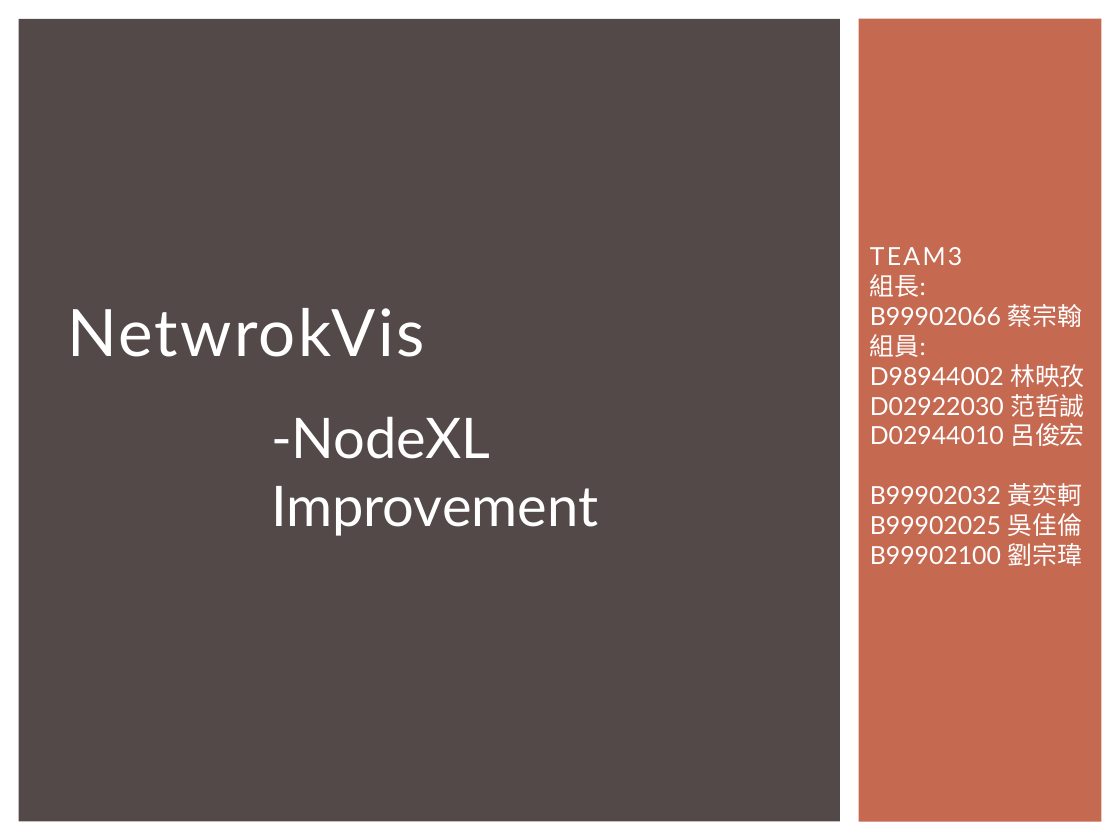
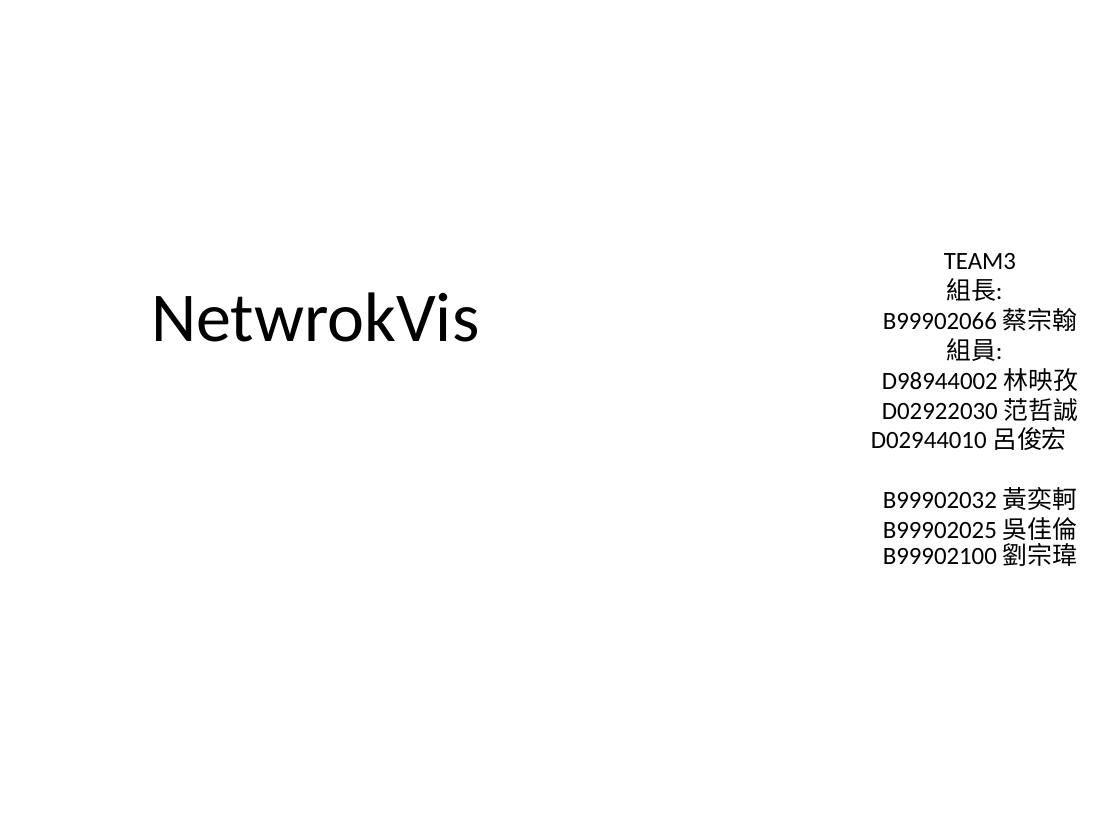
Before and after one commit to 2014-sed-team3/term-project, a slide deck: slide 1 of project/report/report.pptx. Drawn at 1120x840 pixels with LibreOffice and Linux fonts; fonts in the diff are those of the drawing. Boxes give left, top, right and bottom in pixels: in the first picture for what was removed or moved away, otherwise in the second. Text is boxed around its words. In the diff, an @@ line names an element or a change of style, - is before the commit and + after.

```diff
--- a/project/report/report.pptx
+++ b/project/report/report.pptx
@@ rectangle removed at [19,19,840,822] @@
@@ rectangle removed at [859,19,1102,822] @@
@@ title "NetwrokVis": place and size @@
-title "NetwrokVis" at [67,308,424,357]
+title "NetwrokVis" at [151,292,479,342]
@@ title "NetwrokVis" at [151,292,479,342]: size 42 to 45 pt, font Lato to Calibri, text colour #FFFFFF to #000000, letter spacing 1.5 to 0 pt; line spacing 1 to 0.9; vertical alignment middle to bottom @@
@@ subtitle "TEAM3" at [871,253,1078,566]: font Lato to Calibri, text colour #FFFFFF to #000000; letter spacing 1.5 to 0 pt in "TEAM3"; alignment left to centre; line spacing 1 to 0.9; more space between paragraphs; vertical alignment middle to top @@
@@ text removed at [271,416,598,536] @@
--NodeXL Improvement
```
Also in this commit, not shown: 29 other slides changed, 17 slides added, 12 slides removed.
